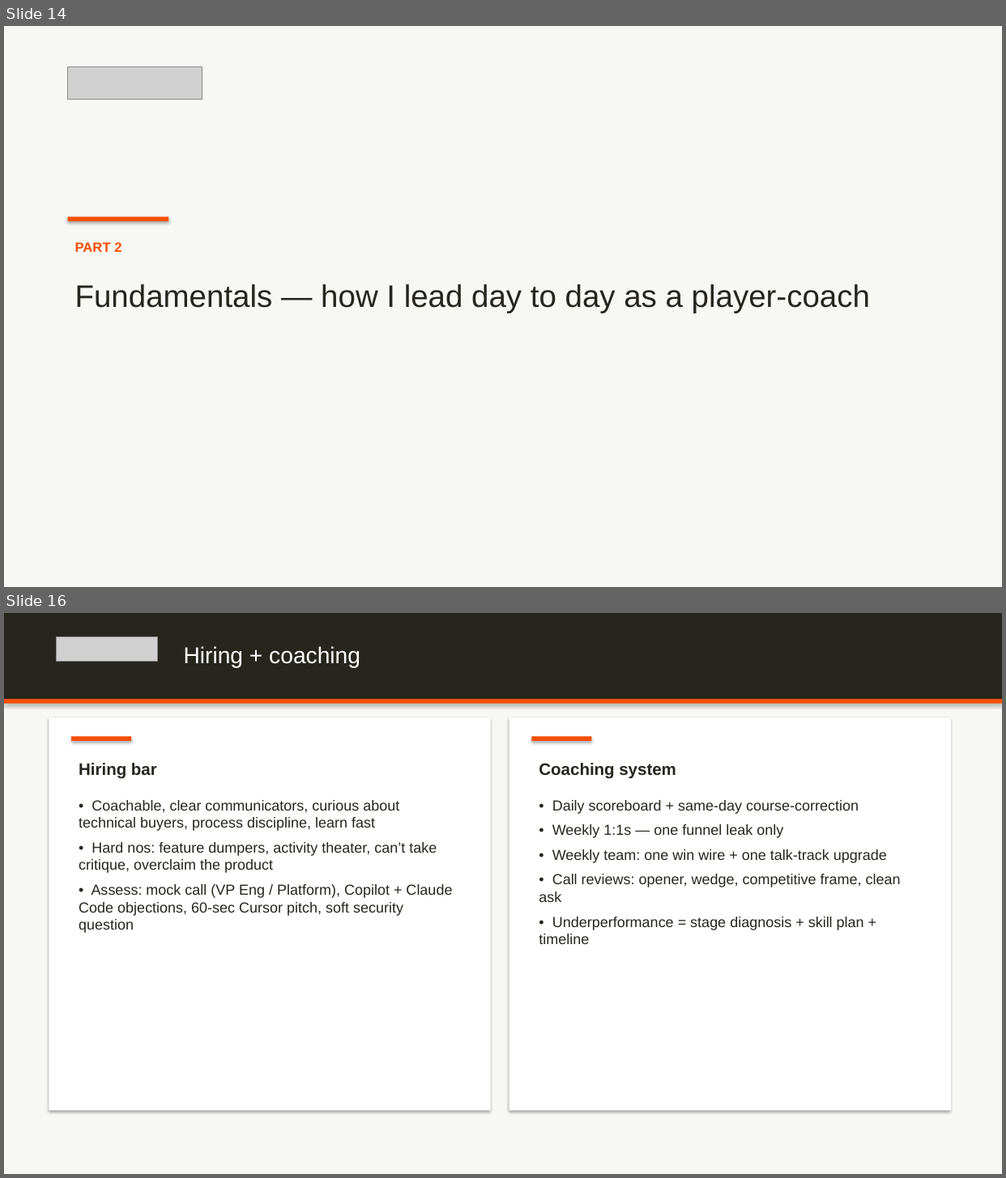
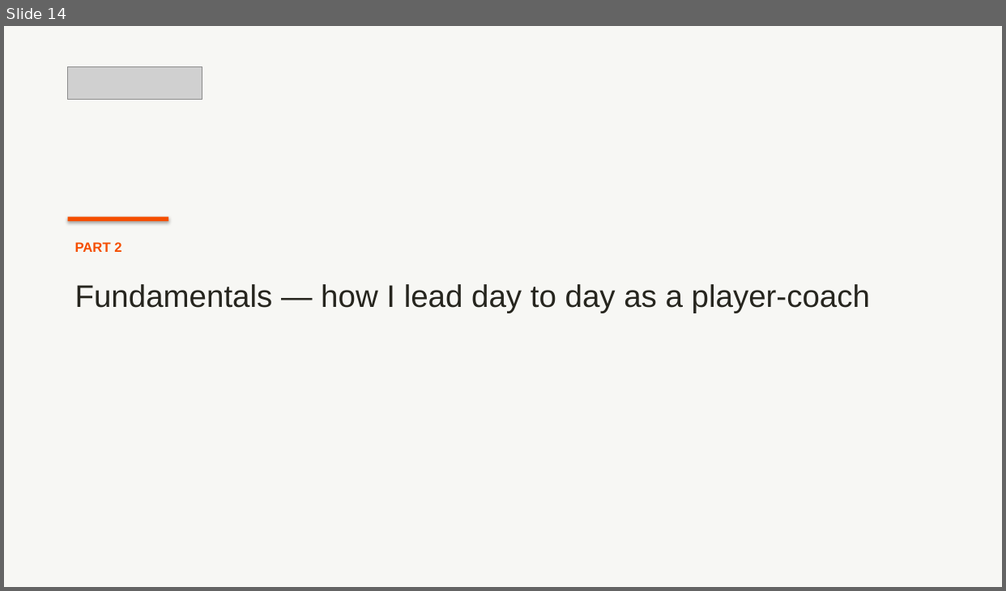
Before and after one commit to dempseli01-stack/lindsey, a slide deck: Lindsey_Presentation.pptx. Shown one above the other, each under a label of ours: slides 14 and 16 before the commit, slide 14 after it; the slides between them are not shown. The pictures are 1006x1178 and 1006x591 pixels, drawn with LibreOffice and Linux fonts; fonts in the diff are those of the drawing; grey boxes stand for pictures. Boxes give left, top, right and bottom in pixels: in the first picture for what was removed or moved away, otherwise in the second. Text is boxed around its words. In the diff, an @@ line names an element or a change of style, - is before the commit and + after.

```diff
--- a/Lindsey_Presentation.pptx
+++ b/Lindsey_Presentation.pptx
@@ slide 16 removed at (x1=4, y1=613, x2=1002, y2=1174), background #FFFFFF @@
@@ rectangle removed at (x1=4, y1=613, x2=1002, y2=1174) @@
@@ rectangle removed at (x1=4, y1=613, x2=1002, y2=699) @@
@@ picture removed at (x1=57, y1=637, x2=157, y2=661) @@
@@ text removed at (x1=184, y1=646, x2=360, y2=668) @@
-Hiring + coaching
@@ rectangle removed at (x1=4, y1=699, x2=1002, y2=704) @@
@@ rectangle removed at (x1=49, y1=717, x2=491, y2=1111) @@
@@ rectangle removed at (x1=509, y1=717, x2=951, y2=1111) @@
@@ rectangle removed at (x1=71, y1=736, x2=131, y2=741) @@
@@ rectangle removed at (x1=532, y1=736, x2=592, y2=741) @@
@@ text removed at (x1=79, y1=763, x2=157, y2=779) @@
-Hiring bar
@@ text removed at (x1=539, y1=763, x2=676, y2=779) @@
-Coaching system
@@ text removed at (x1=79, y1=800, x2=452, y2=933) @@
-• Coachable, clear communicators, curious about technical buyers, process discipline, learn fast
-• Hard nos: feature dumpers, activity theater, can’t take critique, overclaim the product
-• Assess: mock call (VP Eng / Platform), Copilot + Claude Code objections, 60-sec Cursor pitch, soft security question
@@ text removed at (x1=539, y1=800, x2=901, y2=944) @@
-• Daily scoreboard + same-day course-correction
-• Weekly 1:1s — one funnel leak only
-• Weekly team: one win wire + one talk-track upgrade
-• Call reviews: opener, wedge, competitive frame, clean ask
-• Underperformance = stage diagnosis + skill plan + timeline
```
Also in this commit, not shown: 4 slides changed, 6 slides added, 4 other slides removed, 2 other files.
